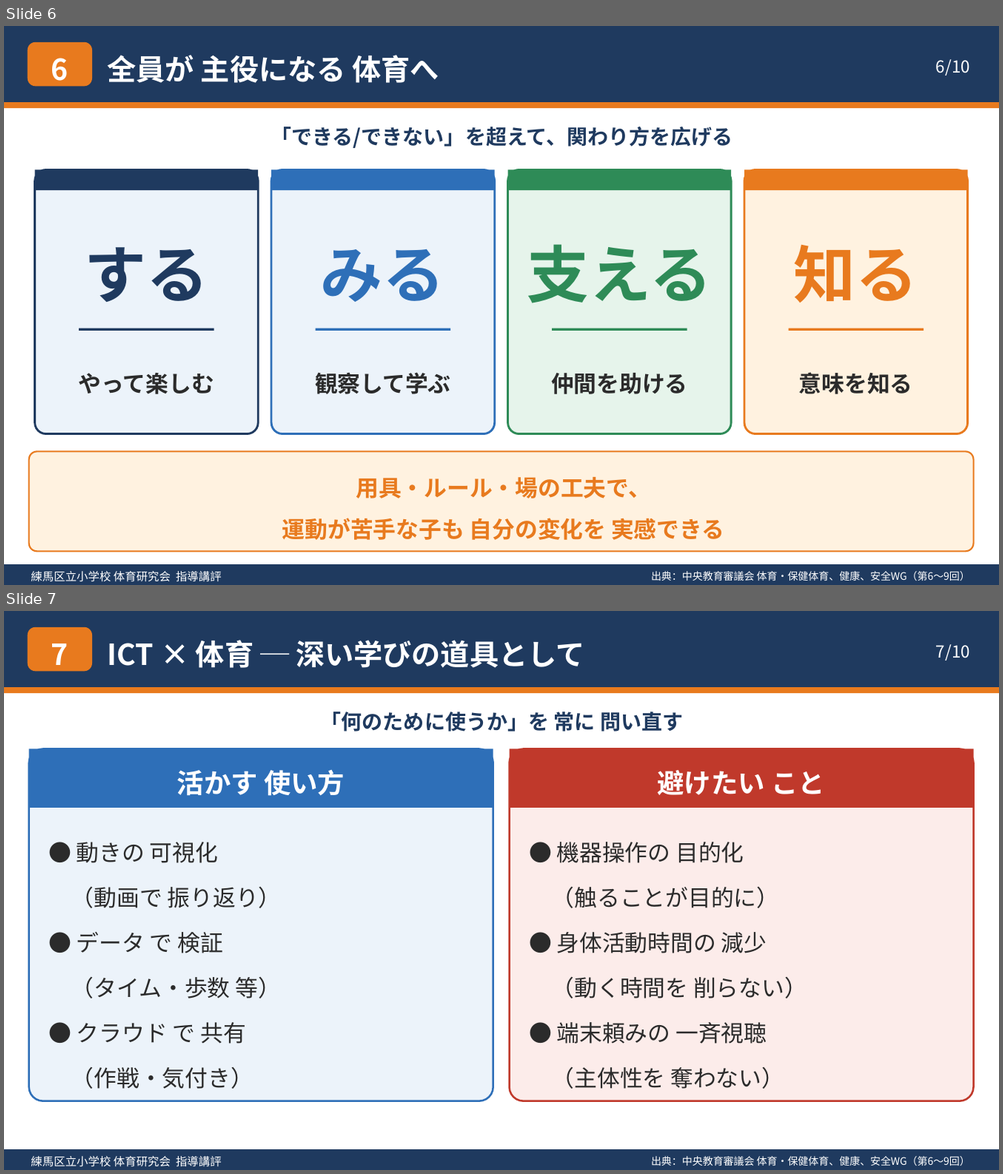
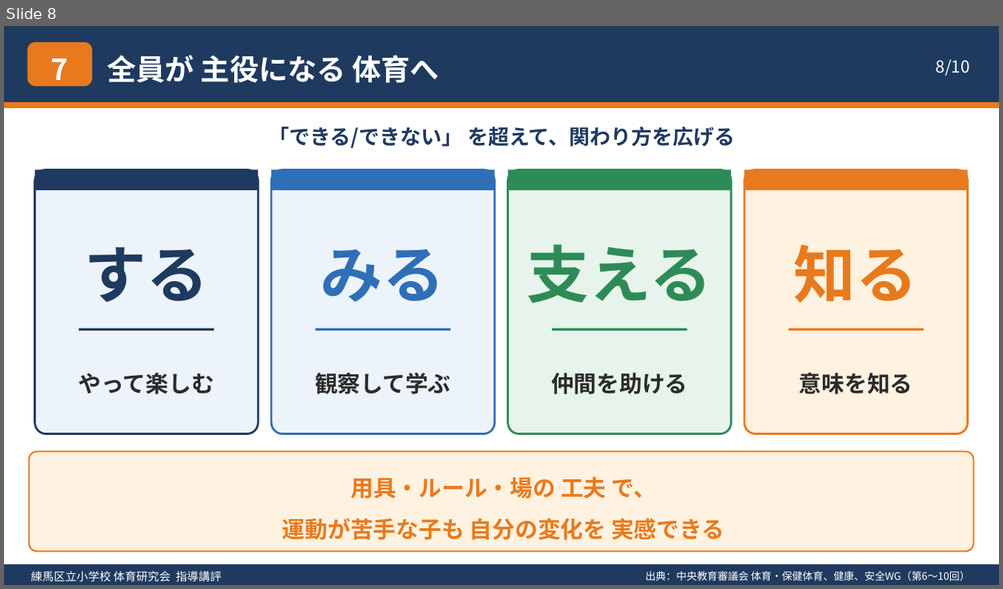
Before and after one commit to contynet730-star/con30, a slide deck: 体育・保健体育の方向性_指導講評.pptx. Shown one above the other, each under a label of ours: slides 6 and 7 before the commit, slide 8 after it. The pictures are 1003x1174 and 1003x589 pixels, drawn with LibreOffice and Linux fonts; fonts in the diff are those of the drawing. Boxes give left, top, right and bottom in pixels: in the first picture for what was removed or moved away, otherwise in the second. Text is boxed around its words. In the diff, an @@ line names an element or a change of style, - is before the commit and + after.

```diff
--- a/体育・保健体育の方向性_指導講評.pptx
+++ b/体育・保健体育の方向性_指導講評.pptx
@@ slide 7 removed at [4,611,999,1170], background #FFFFFF @@
@@ rectangle removed at [4,611,999,687] @@
@@ rounded rectangle removed at [27,627,92,672] @@
@@ text removed at [51,644,68,673] @@
-7
@@ text removed at [108,640,584,668] @@
-ICT × 体育 ─ 深い学びの道具として
@@ text removed at [936,644,970,661] @@
-7/10
@@ rectangle removed at [4,687,999,693] @@
@@ text removed at [321,712,683,732] @@
-「何のために使うか」を 常に 問い直す
@@ rounded rectangle removed at [28,749,492,1101] @@
@@ rectangle removed at [28,749,492,808] @@
@@ rounded rectangle removed at [509,749,973,1101] @@
@@ rectangle removed at [509,749,973,808] @@
@@ text removed at [177,770,344,796] @@
-活かす 使い方
@@ text removed at [657,770,825,795] @@
-避けたい こと
@@ text removed at [71,842,282,1089] @@
-● 動きの 可視化
-（動画で 振り返り）
-● データ で 検証
-（タイム・歩数 等）
-● クラウド で 共有
-（作戦・気付き）
@@ text removed at [552,842,807,1089] @@
-● 機器操作の 目的化
-（触ることが目的に）
-● 身体活動時間の 減少
-（動く時間を 削らない）
-● 端末頼みの 一斉視聴
-（主体性を 奪わない）
@@ rectangle removed at [4,1150,999,1170] @@
@@ text removed at [31,1156,222,1167] @@
-練馬区立小学校 体育研究会 指導講評
@@ text removed at [651,1156,970,1166] @@
-出典：中央教育審議会 体育・保健体育、健康、安全WG（第6～9回）
@@ what was slide 6 is now slide 8 @@
@@ slide 8 changed as well @@
@@ text at [51,59,68,88]: text changed @@
-6
+7
@@ text at [936,59,970,76]: text changed @@
-6/10
+8/10
@@ text at [268,127,735,148]: spaces changed @@
-「できる/できない」を超えて、関わり方を広げる
+「できる/できない」 を超えて、関わり方を広げる
@@ text at [350,477,656,499]: spaces changed @@
-用具・ルール・場の工夫で、
+用具・ルール・場の 工夫 で、
@@ text at [645,571,970,581]: text changed @@
-出典：中央教育審議会 体育・保健体育、健康、安全WG（第6～9回）
+出典：中央教育審議会 体育・保健体育、健康、安全WG（第6～10回）
```
Also in this commit, not shown: 5 other slides changed, 4 slides added, 3 other slides removed, 1 other file.
